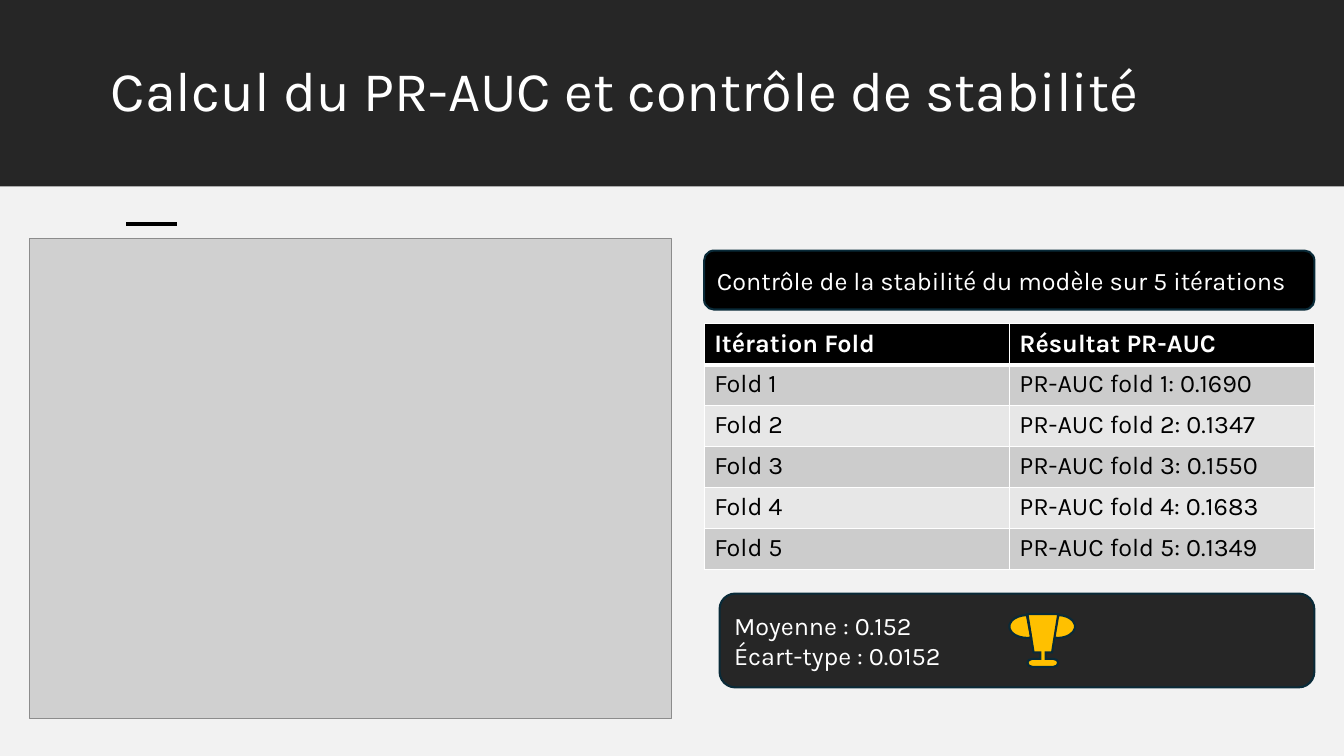
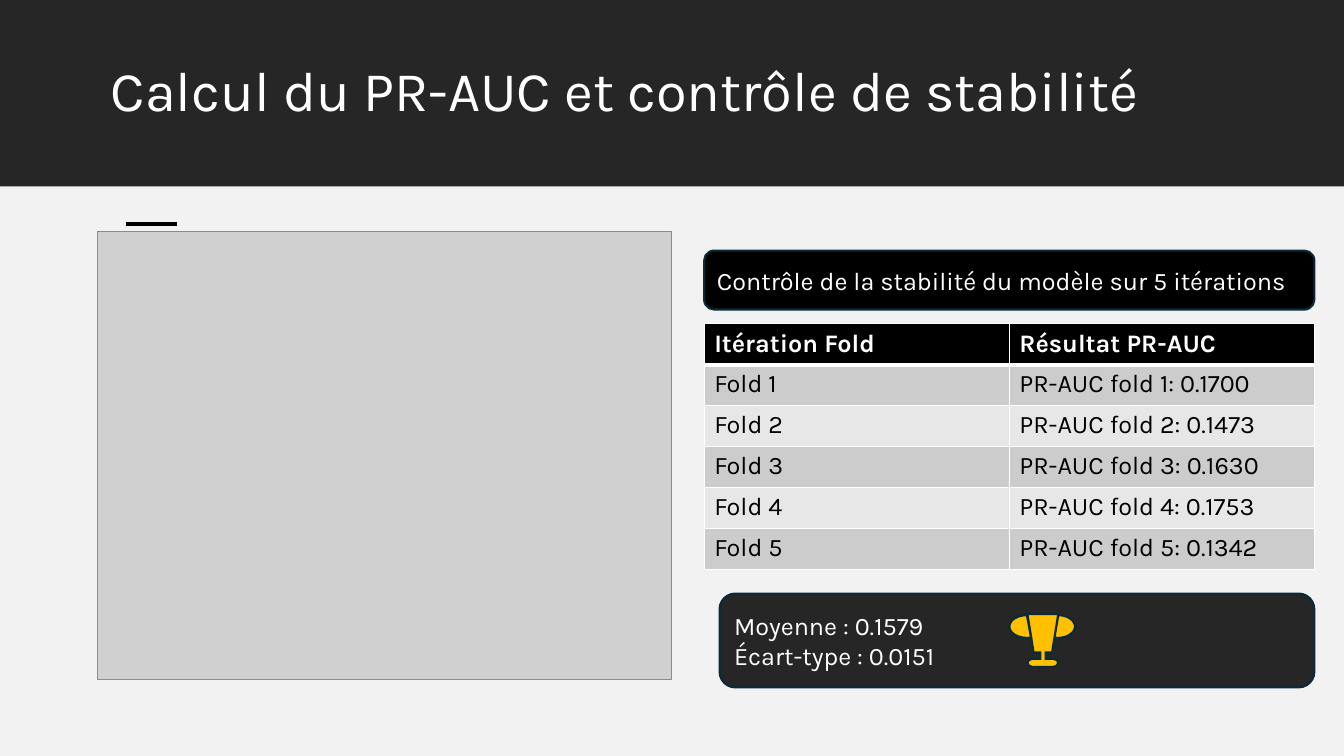
Before and after one commit to Rom1du62/rom1du62.github.io, a slide deck: slide 9 of Challenge_data/fraude.pptx. Drawn at 1344x756 pixels with LibreOffice and Linux fonts; fonts in the diff are those of the drawing; grey boxes stand for pictures. Boxes give left, top, right and bottom in pixels: in the first picture for what was removed or moved away, otherwise in the second. Text is boxed around its words. In the diff, an @@ line names an element or a change of style, - is before the commit and + after.

```diff
--- a/Challenge_data/fraude.pptx
+++ b/Challenge_data/fraude.pptx
@@ picture: place and size @@
-picture at <box>29,239,671,719</box>
+picture at <box>98,231,673,679</box>
@@ table at <box>705,324,1316,569</box> @@
-row 2, column 2: PR-AUC fold 1: 0.1690
+row 2, column 2: PR-AUC fold 1: 0.1700
-row 3, column 2: PR-AUC fold 2: 0.1347
+row 3, column 2: PR-AUC fold 2: 0.1473
-row 4, column 2: PR-AUC fold 3: 0.1550
+row 4, column 2: PR-AUC fold 3: 0.1630
-row 5, column 2: PR-AUC fold 4: 0.1683
+row 5, column 2: PR-AUC fold 4: 0.1753
-row 6, column 2: PR-AUC fold 5: 0.1349
+row 6, column 2: PR-AUC fold 5: 0.1342
@@ text in rounded rectangle at <box>734,619,934,671</box>: text changed @@
-Moyenne : 0.152
-Écart-type : 0.0152
+Moyenne : 0.1579
+Écart-type : 0.0151
```
Also in this commit, not shown: 2 other slides changed, 1 slide added, 3 other files.
